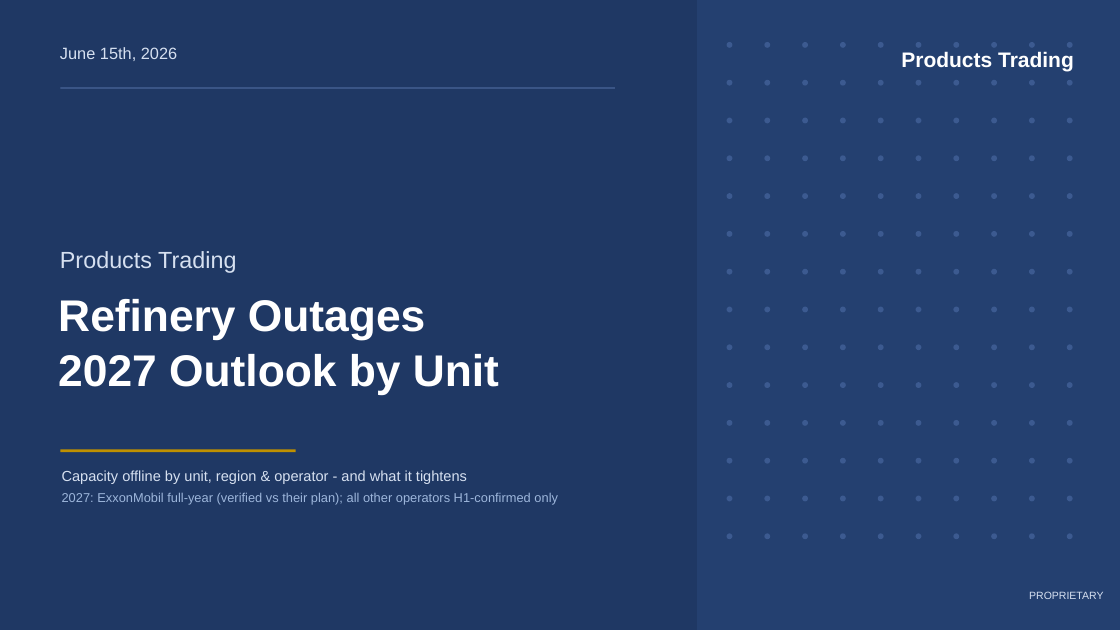
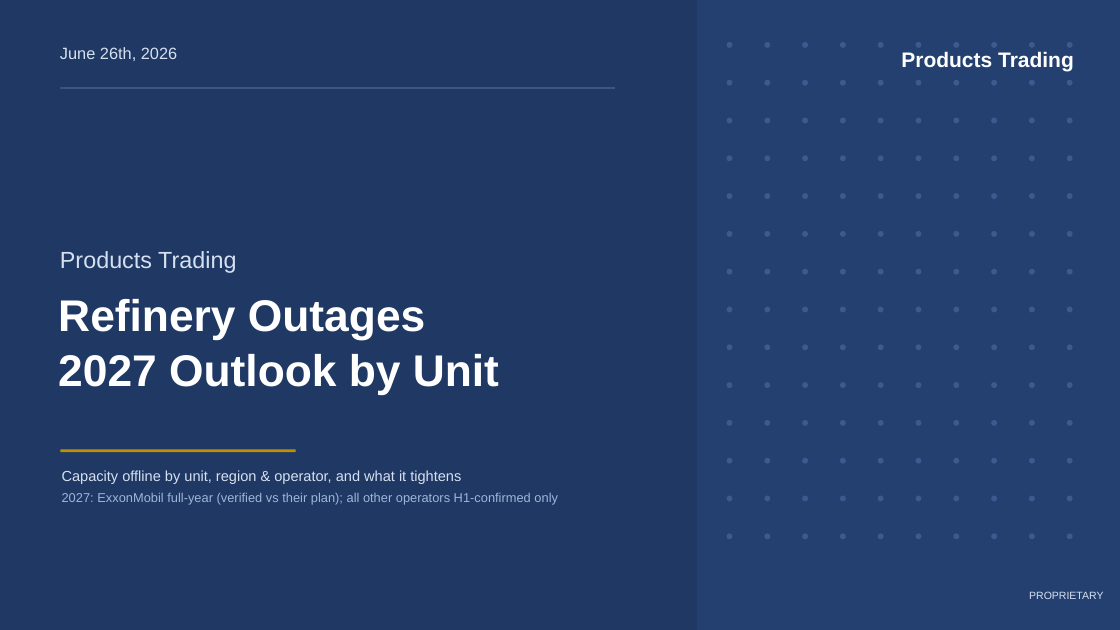
Before and after one commit to HoldenCole/Outages-script, a slide deck: slide 1 of output/outage_deck.pptx. Drawn at 1120x630 pixels with LibreOffice and Linux fonts; fonts in the diff are those of the drawing. Boxes give left, top, right and bottom in pixels: in the first picture for what was removed or moved away, otherwise in the second. Text is boxed around its words. In the diff, an @@ line names an element or a change of style, - is before the commit and + after.

```diff
--- a/output/outage_deck.pptx
+++ b/output/outage_deck.pptx
@@ text at (x1=60, y1=47, x2=177, y2=61): text changed @@
-June 15th, 2026
+June 26th, 2026
@@ text at (x1=62, y1=470, x2=461, y2=484): text changed @@
-Capacity offline by unit, region & operator - and what it tightens
+Capacity offline by unit, region & operator, and what it tightens
```
Also in this commit, not shown: 6 other slides changed, 4 other files.
